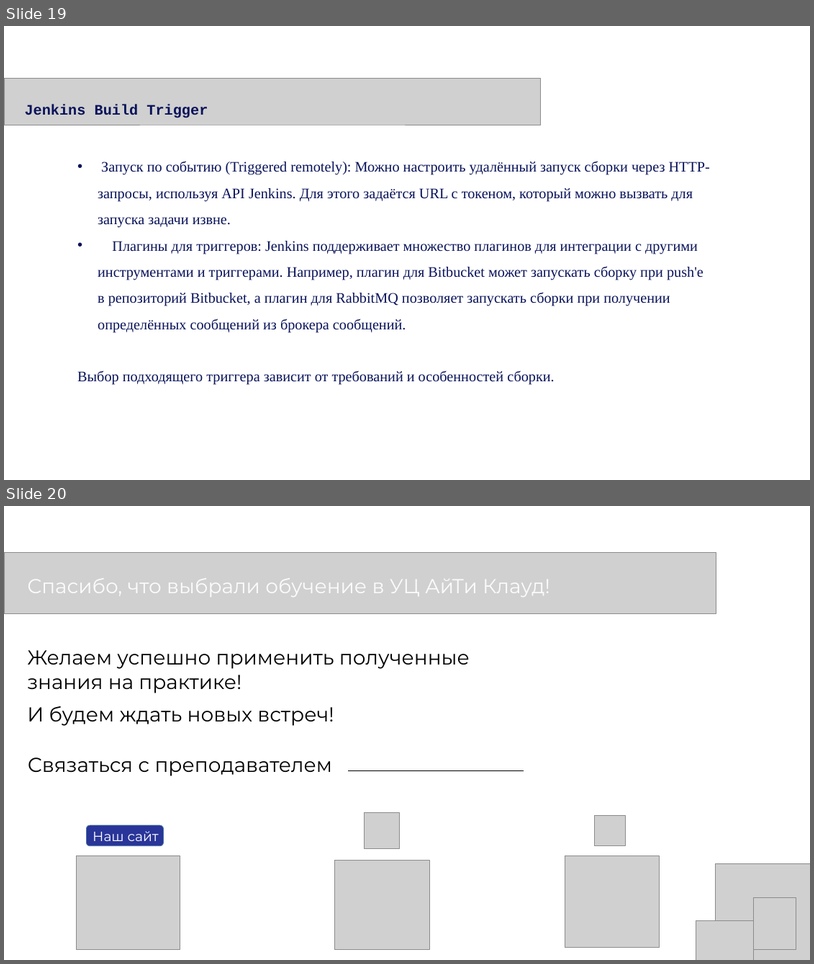
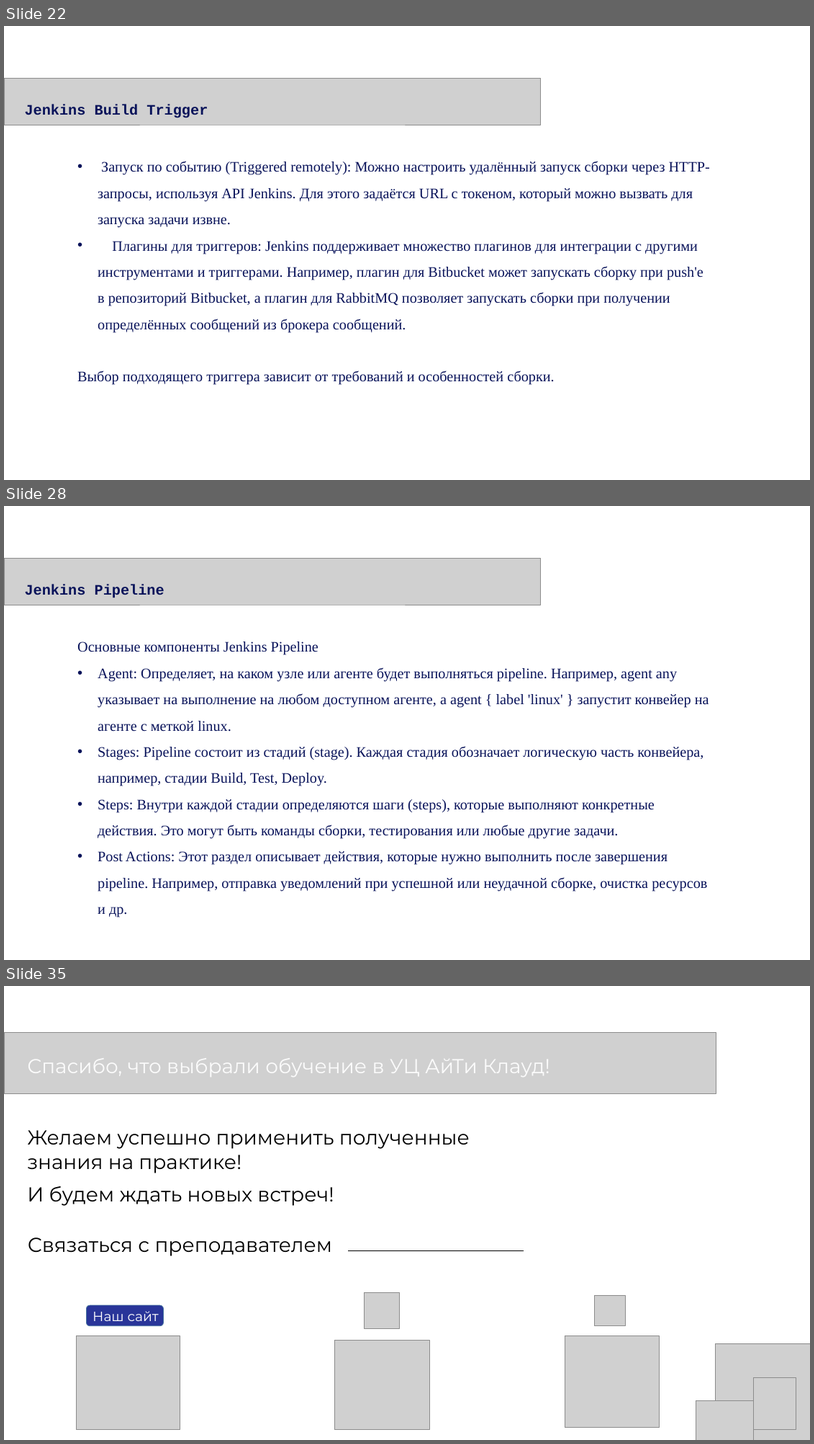
Before and after one commit to Kollekcioner47/jenkins, a slide deck: Jenkins.pptx. Shown one above the other, each under a label of ours: slides 19 and 20 before the commit, slides 22, 28 and 35 after it; the slides between them are not shown. The pictures are 814x964 and 814x1444 pixels, drawn with LibreOffice and Linux fonts; fonts in the diff are those of the drawing; grey boxes stand for pictures. Boxes give left, top, right and bottom in pixels: in the first picture for what was removed or moved away, otherwise in the second. Text is boxed around its words. In the diff, an @@ line names an element or a change of style, - is before the commit and + after.

```diff
--- a/Jenkins.pptx
+++ b/Jenkins.pptx
@@ slide 28 added at (x1=4, y1=506, x2=810, y2=960), background #FFFFFF @@
@@ picture added at (x1=4, y1=558, x2=540, y2=605) @@
@@ text added at (x1=25, y1=584, x2=165, y2=598), 26 pt, text #09135A, bold @@
+Jenkins Pipeline
@@ text added at (x1=77, y1=641, x2=710, y2=890), 26 pt, text #09135A @@
+Основные компоненты Jenkins Pipeline
+• Agent: Определяет, на каком узле или агенте будет выполняться pipeline. Например, agent any указывает на выполнение на любом доступном агенте, а agent { label 'linux' } запустит конвейер на агенте с меткой linux.
+• Stages: Pipeline состоит из стадий (stage). Каждая стадия обозначает логическую часть конвейера, например, стадии Build, Test, Deploy.
+• Steps: Внутри каждой стадии определяются шаги (steps), которые выполняют конкретные действия. Это могут быть команды сборки, тестирования или любые другие задачи.
+• Post Actions: Этот раздел описывает действия, которые нужно выполнить после завершения pipeline. Например, отправка уведомлений при успешной или неудачной сборке, очистка ресурсов и др.
@@ what was slide 19 is now slide 22 @@
@@ what was slide 20 is now slide 35 @@
```
Also in this commit, not shown: 14 other slides added, 4 other files.
